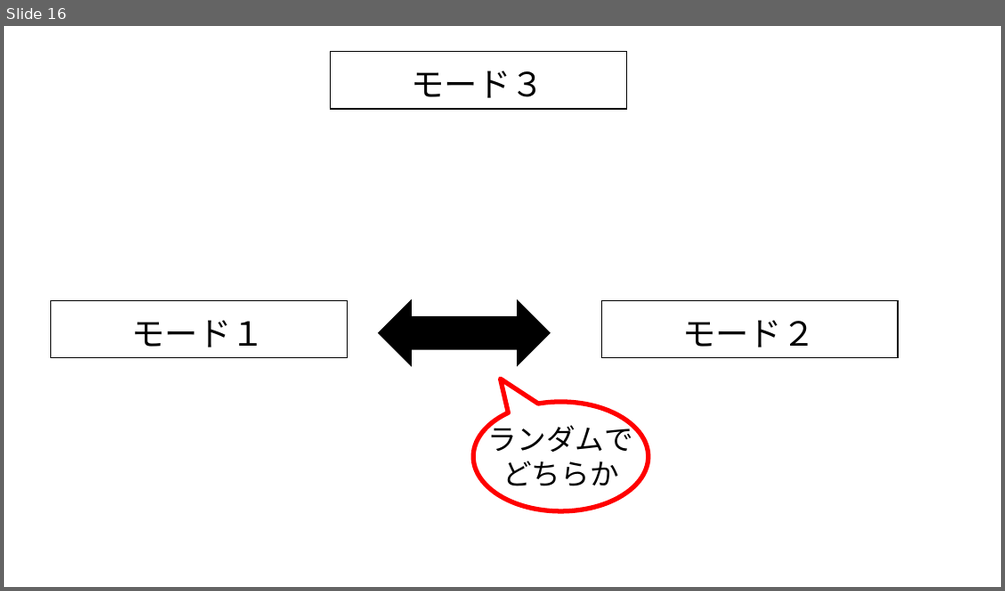
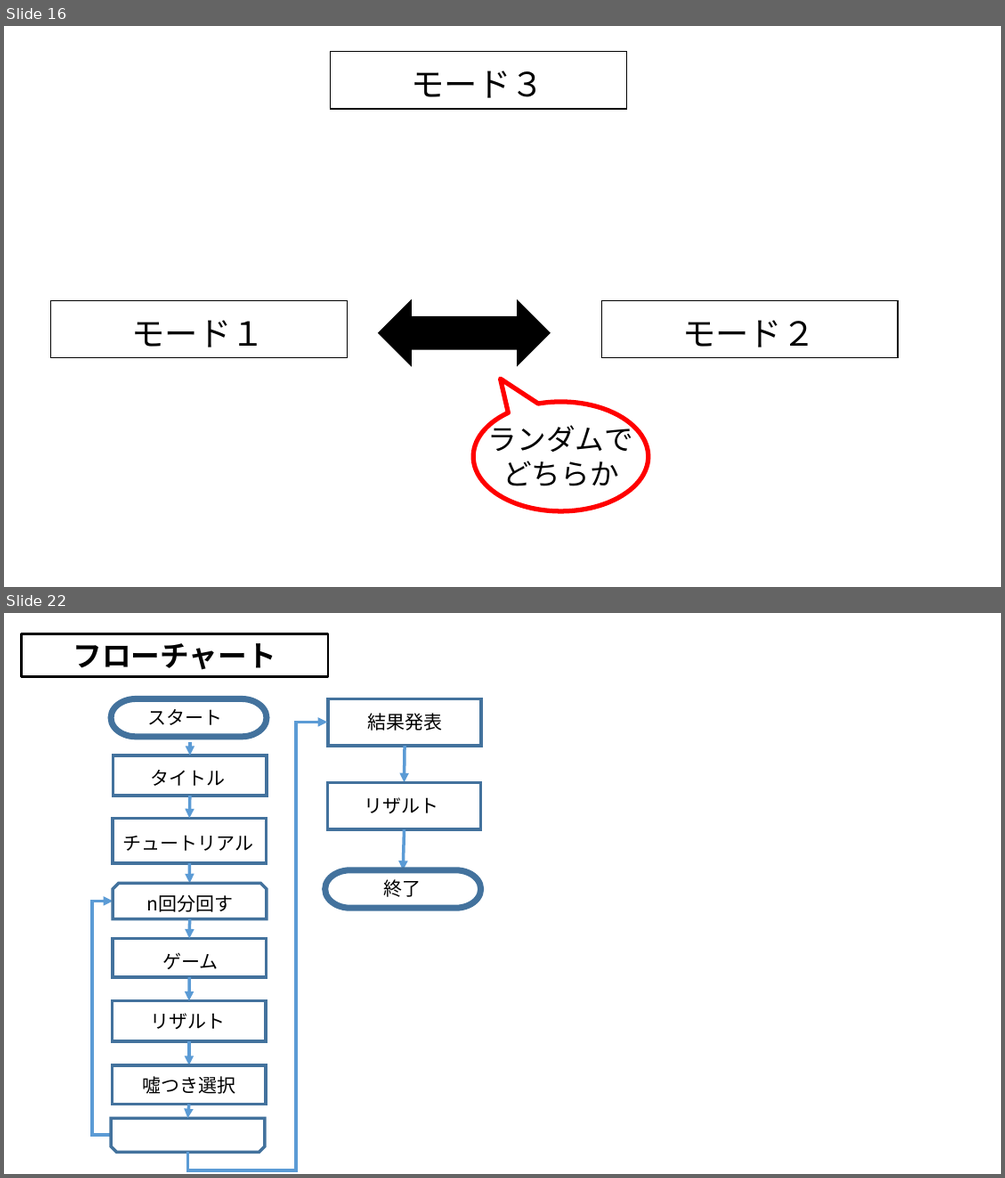
Before and after one commit to MizukiKato0416/sotsugyou_time_kato, a slide deck: 卒業制作_大元_ミニゲーム大全（仮）.pptx. Shown one above the other, each under a label of ours: slide 16 before the commit, slides 16 and 22 after it; the slides between them are not shown. The pictures are 1005x591 and 1005x1178 pixels, drawn with LibreOffice and Linux fonts; fonts in the diff are those of the drawing. Boxes give left, top, right and bottom in pixels: in the first picture for what was removed or moved away, otherwise in the second. Text is boxed around its words. In the diff, an @@ line names an element or a change of style, - is before the commit and + after.

```diff
--- a/卒業制作_大元_ミニゲーム大全（仮）.pptx
+++ b/卒業制作_大元_ミニゲーム大全（仮）.pptx
@@ slide 22 added at (4,613,1001,1174), background #FFFFFF @@
@@ rectangle added at (21,634,328,676), outline #000000 2.25 pt, 28 pt, text #000000, bold @@
+フローチャート
@@ pill shape added at (111,699,267,737), fill #FFFFFF, outline #43739E 6 pt @@
@@ text added at (147,709,222,725), 18 pt, text #000000 @@
+スタート
@@ rectangle added at (328,699,481,747), outline #43739E 3 pt @@
@@ text added at (367,713,442,730), 18 pt, text #000000 @@
+結果発表
@@ elbow arrow added from (188, 1152) to (327, 722), #5B9BD5 3 pt @@
@@ arrow added from (190, 742) to (190, 755), #5B9BD5 3 pt @@
@@ arrow added from (404, 746) to (404, 782), #5B9BD5 3 pt @@
@@ rectangle added at (113,755,267,795), outline #43739E 3 pt @@
@@ text added at (150,770,225,786), 18 pt, text #000000 @@
+タイトル
@@ arrow added from (190, 795) to (189, 818), #5B9BD5 3 pt @@
@@ rectangle added at (328,782,481,829), outline #43739E 3 pt @@
@@ text added at (364,797,439,813), 18 pt, text #000000 @@
+リザルト
@@ rectangle added at (113,818,266,863), outline #43739E 3 pt @@
@@ text added at (123,835,254,851), 18 pt, text #000000 @@
+チュートリアル
@@ arrow added from (404, 829) to (404, 870), #5B9BD5 3 pt @@
@@ arrow added from (189, 863) to (189, 883), #5B9BD5 3 pt @@
@@ pill shape added at (324,870,480,908), fill #FFFFFF, outline #43739E 6 pt @@
@@ text added at (384,879,421,897), 18 pt, text #000000 @@
+終了
@@ elbow arrow added from (111, 1135) to (113, 900), #5B9BD5 3 pt @@
@@ snip same rect added at (113,883,267,919), fill #FFFFFF, outline #43739E 3 pt @@
@@ text added at (146,895,233,912), 18 pt, text #000000 @@
+n回分回す
@@ arrow added from (189, 919) to (189, 938), #5B9BD5 3 pt @@
@@ rectangle added at (113,938,266,977), outline #43739E 3 pt @@
@@ text added at (162,952,218,969), 18 pt, text #000000 @@
+ゲーム
@@ arrow added from (189, 977) to (189, 1000), #5B9BD5 3 pt @@
@@ rectangle added at (113,1000,266,1041), outline #43739E 3 pt @@
@@ text added at (151,1013,226,1029), 18 pt, text #000000 @@
+リザルト
@@ rectangle added at (113,1065,266,1104), outline #43739E 3 pt @@
@@ arrow added from (189, 1041) to (189, 1065), #5B9BD5 3 pt @@
@@ text added at (142,1076,235,1094), 18 pt, text #000000 @@
+噓つき選択
@@ snip same rect added at (111,1118,265,1151), fill #FFFFFF, outline #43739E 3 pt @@
@@ arrow added from (189, 1104) to (188, 1118), #5B9BD5 3 pt @@
```
Also in this commit, not shown: 8 other slides added, 1 other file.
